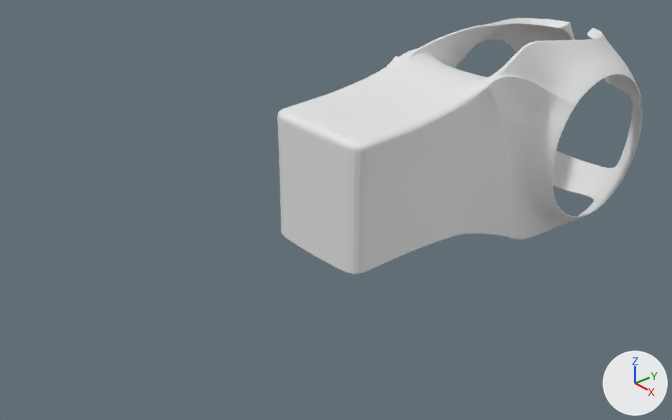
The Blender file lightcycle/lightcycle.blend as it was, and as the next commit left it.
The view is the same before and after, from a camera (50 mm lens) standing at (1.716, -1.665, 1.436) and looking at (-0.047, -0.136, 0.258). Lighting does not change. The marker at lower right points along +X, +Y and +Z.

The older version as bpy lines, for what is in view:
```python
me_torus_005 = bpy.data.meshes.new('Torus.005')
me_torus_005.from_pydata(...)  # 1299 vertices, 1312 faces, 2 loose edges; spans x -0.082..0.082, y -0.934..0.297, z -0.282..0.341
ob_parafanghi_davanti = bpy.data.objects.new('parafanghi davanti', me_torus_005)
ob_parafanghi_davanti.parent = ob_new_light_cycle
ob_parafanghi_davanti.location = (0.0, 0.688, 0.312)
ob_parafanghi_davanti.scale = (2.97, 1.01, 1.01)
_m = ob_parafanghi_davanti.modifiers.new('Subsurf', 'SUBSURF')
_m.levels = 0
```
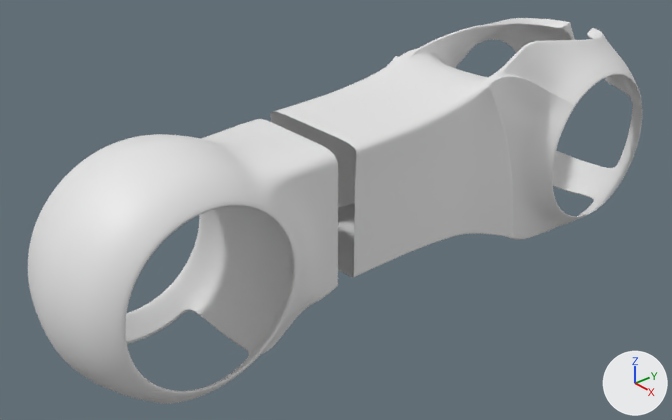
Commit message: parafanghi posteriore

Changed parts and their boxes [x1, y1, x2, y2] in the pictures (672 x 420 px):
'parafanghi davanti', reshaped (68% wider, 51% taller)
    before: [277, 18, 642, 274]
    after: [28, 18, 642, 404]
part 1 of me_torus_005, added
    after: [28, 119, 338, 404]
part 2 of me_torus_005, cut back
    before: [277, 112, 431, 274]
    after: [338, 178, 431, 275]

What the commit changed:
me_torus_005 is used by ob_parafanghi_davanti; parent ob_new_light_cycle; location (0.0, 0.688, 0.312); scale (2.97, 1.01, 1.01).
me_torus_005 had 1299 vertices, 1312 faces, 2 loose edges and spanned x -0.082..0.082, y -0.934..0.297, z -0.282..0.341.
me_torus_005 now has 1995 vertices, 1982 faces, 2 loose edges and spans x -0.082..0.082, y -1.695..0.297, z -0.282..0.341.
me_torus_005 part 1: a new loose piece of 729 vertices spanning x -0.07..0.07, y -1.695..-0.989, z -0.278..0.321.
Part 2, on me_torus_005:
45 vertices are removed from x -0.056..0.056, y -0.934, z -0.133..0.213.
62 faces are deleted.
6 vertices move from x -0.056..0.056, y -0.873..-0.74, z -0.079 to x -0.056..0.056, y -0.873..-0.74, z -0.075..-0.069.
4 vertices are added at (0.056, -0.934, -0.066), (0.056, -0.934, 0.083), (-0.056, -0.934, -0.066), (-0.056, -0.934, 0.083).
8 new vertices lie (0.0, -0.061, 0.009) away from vertices in x -0.056..0.056, y -0.873, z -0.099..0.035.
14 new faces join them.
